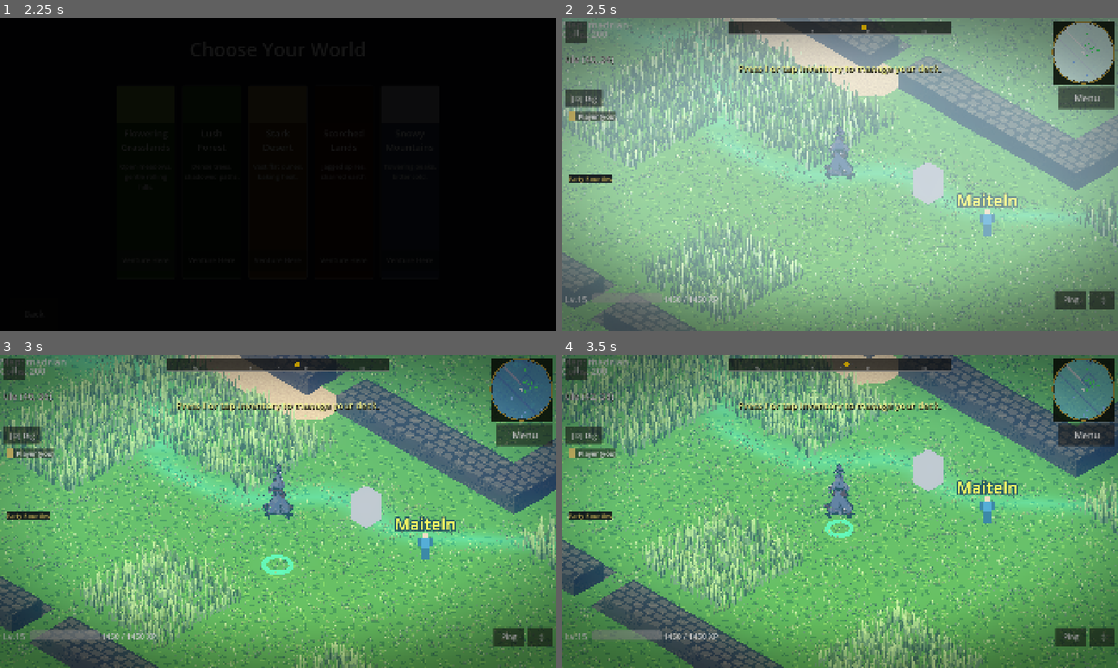
Above: before the commit, frames 1-4 (two rows, left to right).
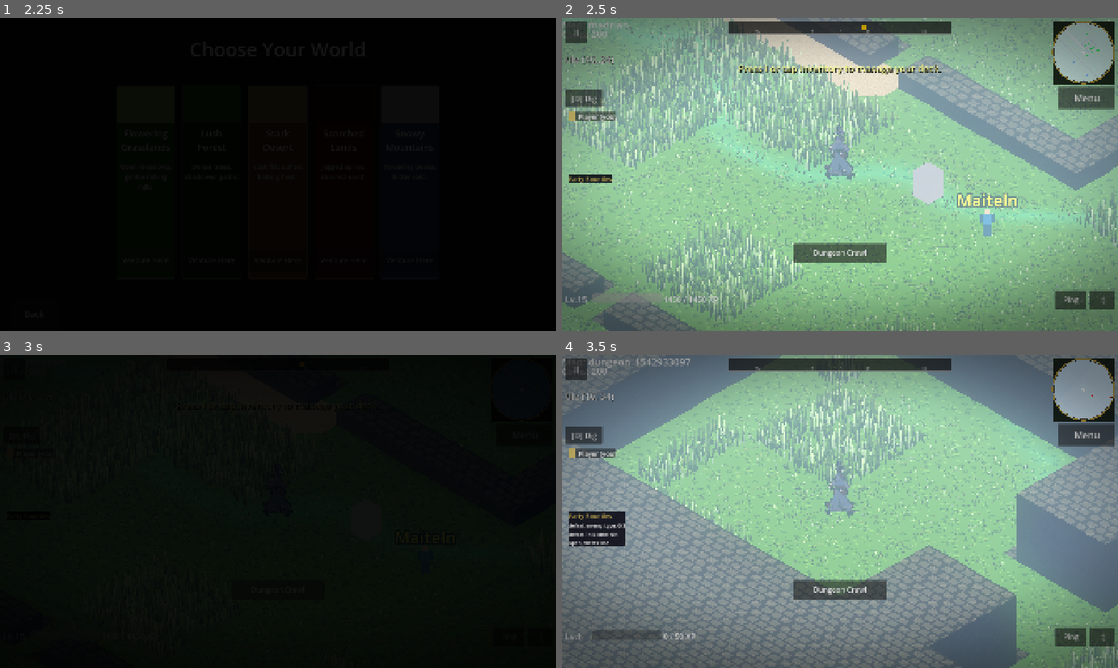
Above: after the commit, the same moments.

Repository: ChrisPauly97/pear-pudding-godot
Game: Godot game, scene res://scenes/ui/MenuScene.tscn
Same seed, same stepped clock (60 frames per second), same inputs: the game is played once before the commit and once after it. Sound files missing from this copy of the repository are replaced by a short silence.
Inputs (mouse positions are in pixels of both pictures, inside the frame that each line leads up to):
- Up to frame 1 (2.25 s): click "New Game" at 0.5 s; click "New Game" at 1.25 s; click "Venture Here" at 2 s
- Up to frame 2 (2.5 s): no input
- Up to frame 3 (3 s): click (278, 589) at 2.75 s, where only the run after the commit has a clickable "Dungeon Crawl"
- Up to frame 4 (3.5 s): no input

Frame 1 is identical in both runs. In frame 2, 1.1% of the frame differs, in the area x 41-59%, y 71-79%; in frame 3, 100%, in the area x 0-100%, y 0-100%; in frame 4, 90%.

Commit message:
TID-380: Shared procedural dungeon crawl for co-op
Adds a host-only "Dungeon Crawl" HUD button that lets a co-op party enter a
DungeonGen dungeon together. The host derives a shared seed
(world_seed + days_elapsed) and broadcasts "dungeon_<seed>" via the existing
TID-355 recv_map_transition RPC — no new sync RPC needed, since DungeonGen is a
pure function of (name, seed) and WorldScene's dungeon-load branch only
inspects the map_name string. Every peer independently regenerates identical
tile grids and entity ids, so GID-096's engage-lock / first-opener-takes sync
works unchanged.

- scenes/world/WorldScene.gd: _ensure_dungeon_button / _start_dungeon_crawl,
  wired into _setup_coop, hidden during PvP battles alongside the challenge
  button.
- tests/unit/test_dungeon_secrets.gd: new
  test_dungeon_determinism_full_grid_and_entity_ids asserting full tile-grid +
  per-entity id/type/position equality across two independent
  DungeonGen.generate() calls with the same seed.
- docs/agent/multiplayer-coop.md: documents the trigger, seed derivation, and
  the "no new RPC" finding; qualifies the Limitations section now that
  dungeons are co-op reachable.
- tasks/backlog/BID-024: noted this task addresses the reachability gap via
  dungeons, left open since madrian itself still has no enemies/chests.

Co-Authored-By: Claude Sonnet 5 <noreply@anthropic.com>
Claude-Session: https://claude.ai/code/session_014GY1yg8MFNUiCjX8T7Kdf5

Diff:
--- a/scenes/world/WorldScene.gd
+++ b/scenes/world/WorldScene.gd
@@ -106,6 +106,8 @@
 # PvP challenges (GID-091)
 var _challenge_btn: Button = null
 var _challenge_target_peer: int = -1     # nearby remote peer eligible to challenge
+# Shared dungeon crawl (GID-102 / TID-380) — host-only trigger; a client sees it hidden.
+var _dungeon_btn: Button = null
 var _pending_challenge_from: int = -1    # incoming challenge awaiting our response
 var _pending_challenge_deck: Array = []  # challenger's deck stored until we accept
 var _challenge_accept_panel: Node = null
@@ -562,6 +564,7 @@
 	if not NetworkManager.is_dedicated_server():
 		_ensure_challenge_button()
 		_ensure_social_buttons()
+		_ensure_dungeon_button()
 	# GID-101 (TID-369): host initialises party bounties; all peers build the HUD.
 	_setup_party_bounties()
 	if not NetworkManager.is_dedicated_server():
@@ -1241,6 +1244,55 @@
 	else:
 		SceneManager.enter_map(target_map, door_id)
 
+# ── Shared dungeon crawl (GID-102 / TID-380) ──────────────────────────────────
+#
+# madrian (and any other co-op-supported named map) has no authored dungeon
+# door, so the party has no way to reach DungeonGen's procedural dungeons
+# together. This adds a host-only HUD trigger that picks a shared seed and
+# broadcasts the same "dungeon_<seed>" map name via the existing TID-355
+# recv_map_transition RPC — no new sync RPC needed, since DungeonGen is a pure
+# function of (name, seed) and WorldScene's dungeon-load branch only inspects
+# the map_name string, not how it was constructed.
+
+## Creates the hidden "Dungeon Crawl" HUD button. Visible only for the host —
+## the host is the authority that picks/blesses the shared seed (avoids two
+## peers racing to open two different dungeons at once).
+func _ensure_dungeon_button() -> void:
+	if _dungeon_btn != null and is_instance_valid(_dungeon_btn):
+		# Re-assert visibility: a PvP battle re-attach (_enter_tree → _setup_coop)
+		# hides this button unconditionally, so re-derive it here rather than only
+		# at creation time.
+		_dungeon_btn.visible = NetworkManager.is_host()
+		return
+	var vp: Vector2 = get_viewport().get_visible_rect().size
+	_dungeon_btn = Button.new()
+	_dungeon_btn.text = "Dungeon Crawl"
+	_dungeon_btn.tooltip_text = "Open a procedural dungeon for the whole party"
+	_dungeon_btn.custom_minimum_size = Vector2(vp.y * 0.30, vp.y * 0.06)
+	_dungeon_btn.add_theme_font_size_override("font_size", int(vp.y * 0.024))
+	_dungeon_btn.position = Vector2((vp.x - vp.y * 0.30) * 0.5, vp.y * 0.72)
+	_dungeon_btn.visible = NetworkManager.is_host()
+	_dungeon_btn.pressed.connect(_start_dungeon_crawl)
+	_hud.add_child(_dungeon_btn)
+
+## Host-only: derive a shared seed and broadcast the transition so every peer
+## follows into the identical generated dungeon.
+func _start_dungeon_crawl() -> void:
+	if not NetworkManager.is_host():
+		return  # defensive: don't trust client-side button visibility alone
+	if not _coop_active or _net_sync == null or _coop_map_transitioning:
+		return
+	var seed_val: int = randi()
+	if SessionStore.is_open():
+		var st = SessionStore.get_state()
+		# world_seed + days_elapsed: reopening the crawl on the same in-game day
+		# reproduces the same dungeon; a new day yields a fresh one.
+		seed_val = hash(str(st.world_seed) + "_dungeon_" + str(st.days_elapsed))
+	var target_map: String = "dungeon_%d" % seed_val
+	_coop_map_transitioning = true
+	_net_sync.rpc("recv_map_transition", target_map, "")
+	SceneManager.enter_map(target_map, "")
+
 # ── PvP challenge handshake (GID-091) ─────────────────────────────────────────
 
 ## Creates the hidden "Challenge to Battle" HUD button (mobile + desktop parity).
@@ -1460,6 +1512,8 @@
 func _enter_pvp(opponent_deck: Array) -> void:
 	if _challenge_btn != null and is_instance_valid(_challenge_btn):
 		_challenge_btn.hide()
+	if _dungeon_btn != null and is_instance_valid(_dungeon_btn):
+		_dungeon_btn.hide()
 	var local_idx: int = 0 if NetworkManager.is_host() else 1
 	# GID-101 (TID-367): host broadcasts duel-start to spectators
 	if NetworkManager.is_host() and _net_sync != null:
@@ -4506,6 +4560,8 @@
 func _enter_pvp_wagered(ante: int, opp_deck: Array) -> void:
 	if _challenge_btn != null and is_instance_valid(_challenge_btn):
 		_challenge_btn.hide()
+	if _dungeon_btn != null and is_instance_valid(_dungeon_btn):
+		_dungeon_btn.hide()
 	SceneManager.save_manager.add_coins(-ante)
 	_pvp_ante_coins = ante
 	var local_idx: int = 0 if NetworkManager.is_host() else 1
--- a/tests/unit/test_dungeon_secrets.gd
+++ b/tests/unit/test_dungeon_secrets.gd
@@ -99,6 +99,64 @@
 		"same seed should produce same chest count")
 
 
+## GID-102 / TID-380: co-op shared dungeon crawl relies on DungeonGen being a pure
+## function of (name, seed) — every peer independently calls DungeonGen.generate()
+## with the same seed and must get byte-identical tile grids AND identical entity
+## ids/types/positions, since GID-096's engage-lock / first-opener-takes sync keys
+## purely on those string ids. This asserts the full property, not just a sample.
+func test_dungeon_determinism_full_grid_and_entity_ids() -> void:
+	var seed_val: int = 54321
+	var map1: RefCounted = DungeonGen.generate("det_test_a_%d" % seed_val, seed_val)
+	var map2: RefCounted = DungeonGen.generate("det_test_b_%d" % seed_val, seed_val)
+
+	# Full tile grid equality (every tile, not just the center sample).
+	for tz in range(DungeonGen.DH):
+		for tx in range(DungeonGen.DW):
+			assert_eq(map1.get_tile(tx, tz), map2.get_tile(tx, tz),
+				"tile (%d,%d) should match for identical seed" % [tx, tz])
+
+	# Player spawn identical.
+	assert_eq(map1.player_spawn_x, map2.player_spawn_x, "spawn x should match")
+	assert_eq(map1.player_spawn_z, map2.player_spawn_z, "spawn z should match")
+
+	# Entity arrays identical in count, ids, types, and positions.
+	assert_eq(map1.enemies.size(), map2.enemies.size(), "enemy count should match")
+	for i in range(map1.enemies.size()):
+		var e1: Dictionary = map1.enemies[i]
+		var e2: Dictionary = map2.enemies[i]
+		assert_eq(str(e1.get("id")), str(e2.get("id")), "enemy %d id should match" % i)
+		assert_eq(str(e1.get("enemy_type")), str(e2.get("enemy_type")),
+			"enemy %d type should match" % i)
+		assert_eq(float(e1.get("x")), float(e2.get("x")), "enemy %d x should match" % i)
+		assert_eq(float(e1.get("z")), float(e2.get("z")), "enemy %d z should match" % i)
+
+	assert_eq(map1.chests.size(), map2.chests.size(), "chest count should match")
+	for i in range(map1.chests.size()):
+		var c1: Dictionary = map1.chests[i]
+		var c2: Dictionary = map2.chests[i]
+		assert_eq(str(c1.get("id")), str(c2.get("id")), "chest %d id should match" % i)
+		assert_eq(bool(c1.get("is_mimic", false)), bool(c2.get("is_mimic", false)),
+			"chest %d mimic flag should match" % i)
+		assert_eq(float(c1.get("x")), float(c2.get("x")), "chest %d x should match" % i)
+		assert_eq(float(c1.get("z")), float(c2.get("z")), "chest %d z should match" % i)
+
+	assert_eq(map1.npcs.size(), map2.npcs.size(), "npc count should match")
+	for i in range(map1.npcs.size()):
+		var n1: Dictionary = map1.npcs[i]
+		var n2: Dictionary = map2.npcs[i]
+		assert_eq(str(n1.get("id")), str(n2.get("id")), "npc %d id should match" % i)
+		assert_eq(str(n1.get("npc_type")), str(n2.get("npc_type")),
+			"npc %d type should match" % i)
+
+	assert_eq(map1.doors.size(), map2.doors.size(), "door count should match")
+	for i in range(map1.doors.size()):
+		var d1: Dictionary = map1.doors[i]
+		var d2: Dictionary = map2.doors[i]
+		assert_eq(str(d1.get("id")), str(d2.get("id")), "door %d id should match" % i)
+		assert_eq(str(d1.get("target_map")), str(d2.get("target_map")),
+			"door %d target_map should match" % i)
+
+
 func test_dungeon_different_seeds_differ() -> void:
 	var map1: RefCounted = _gen(11111)
 	var map2: RefCounted = _gen(99999)
Not shown, changed: docs/agent/multiplayer-coop.md
Not shown, changed: tasks/backlog/BID-024--coop-map-has-no-enemies-chests.md
Not shown, changed: tasks/goals/GID-102--mp-depth-competitive-social-async-coop/TID-380--shared-dungeon-crawl.md
